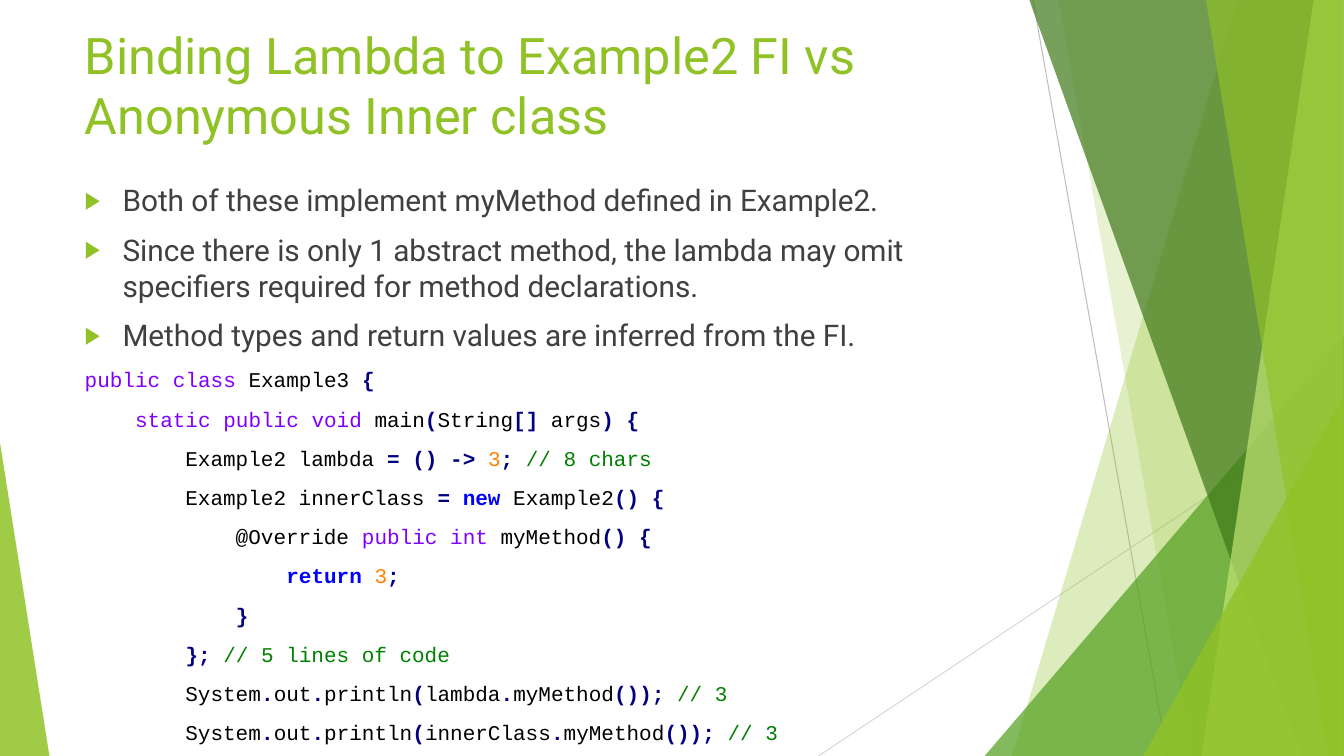
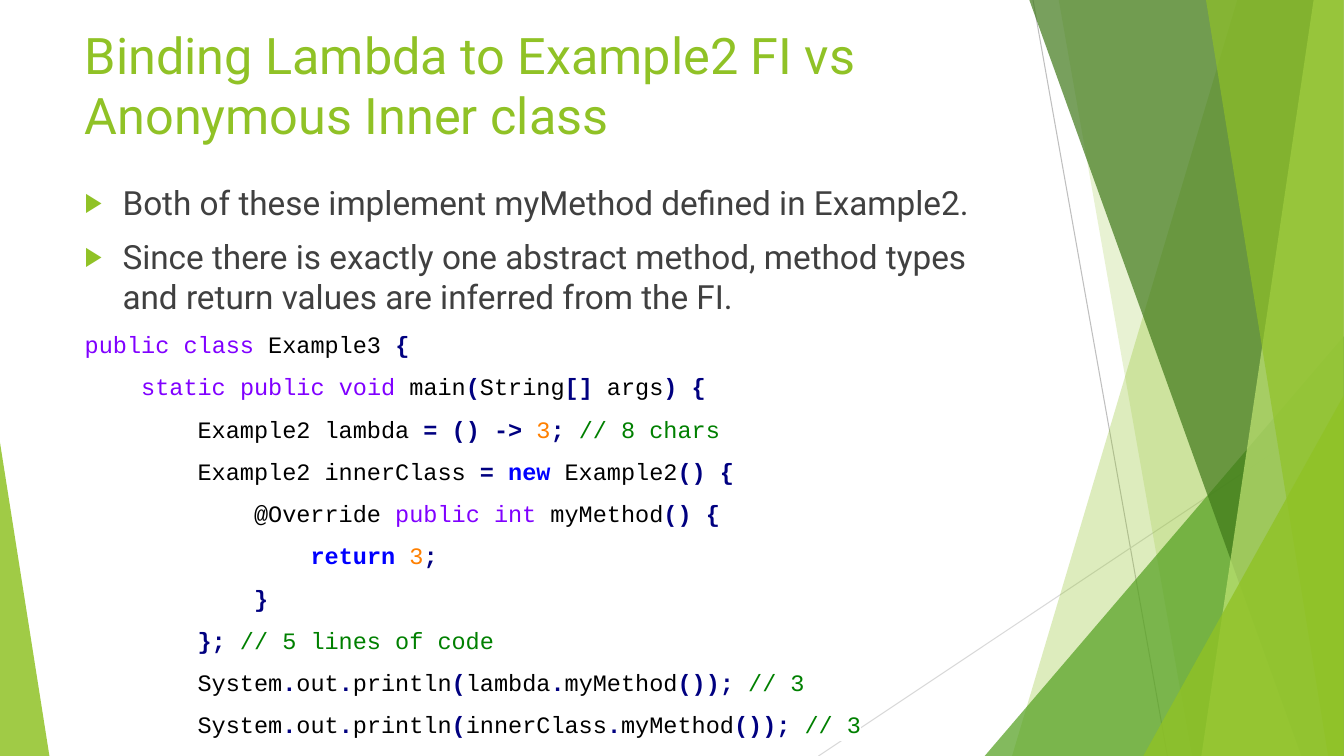
Before and after one commit to RichardRoda/2017-CodePaLOUsa-Lambda, a slide deck: slide 6 of Learning to Love the Lambda in the Stream.pptx (slide 5 before the commit). Drawn at 1344x756 pixels with LibreOffice and Linux fonts; fonts in the diff are those of the drawing. Boxes give left, top, right and bottom in pixels: in the first picture for what was removed or moved away, otherwise in the second. Text is boxed around its words. In the diff, an @@ line names an element or a change of style, - is before the commit and + after.

```diff
--- a/Learning to Love the Lambda in the Stream.pptx
+++ b/Learning to Love the Lambda in the Stream.pptx
@@ text at (85,189,969,738): size 21.2 to 23.8 pt in "Both of these implement myMethod defined in ..."; size 15 to 16.8 pt in "public class Example3 {", "static public void main(String[] args) {", "Example2 lambda = () -> 3; // ...", "Example2 innerClass = new Example2() {" and 8 more places @@
@@ text at (123,244,966,310): text changed; size 21.2 to 23.8 pt @@
-▶ Since there is only 1 abstract method, the lambda may omit specifiers required for method declarations.
-▶ Method types and return values are inferred from the FI.
+▶ Since there is exactly one abstract method, method types and return values are inferred from the FI.
```
Also in this commit, not shown: 3 other slides changed, 8 slides added, 2 other files.
